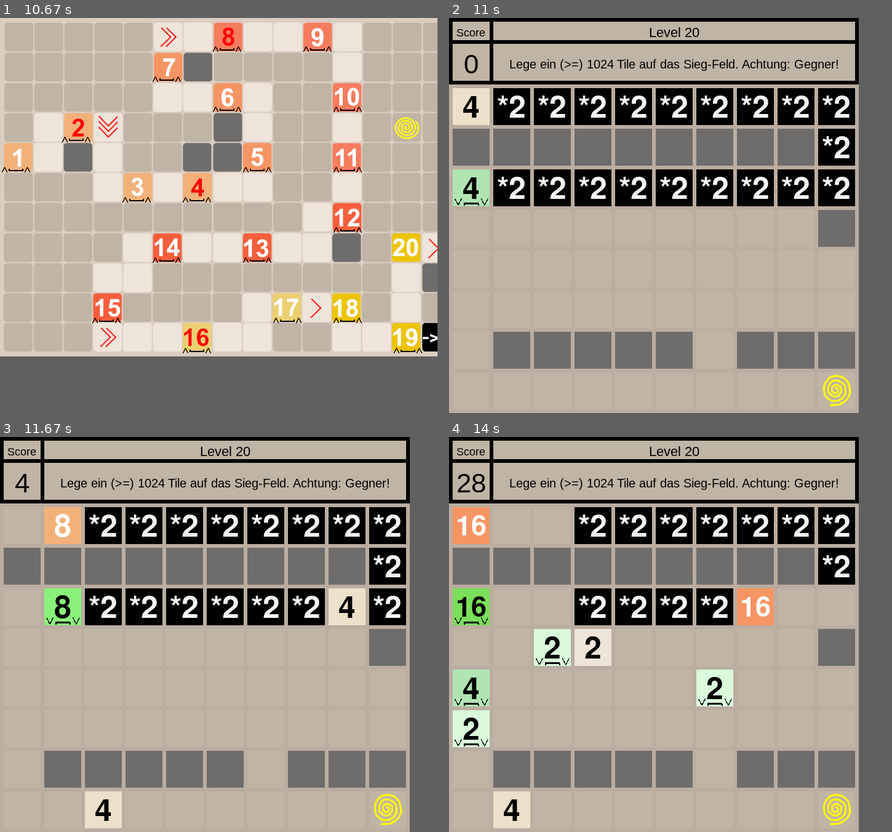
Above: before the commit, frames 1-4 (two rows, left to right).
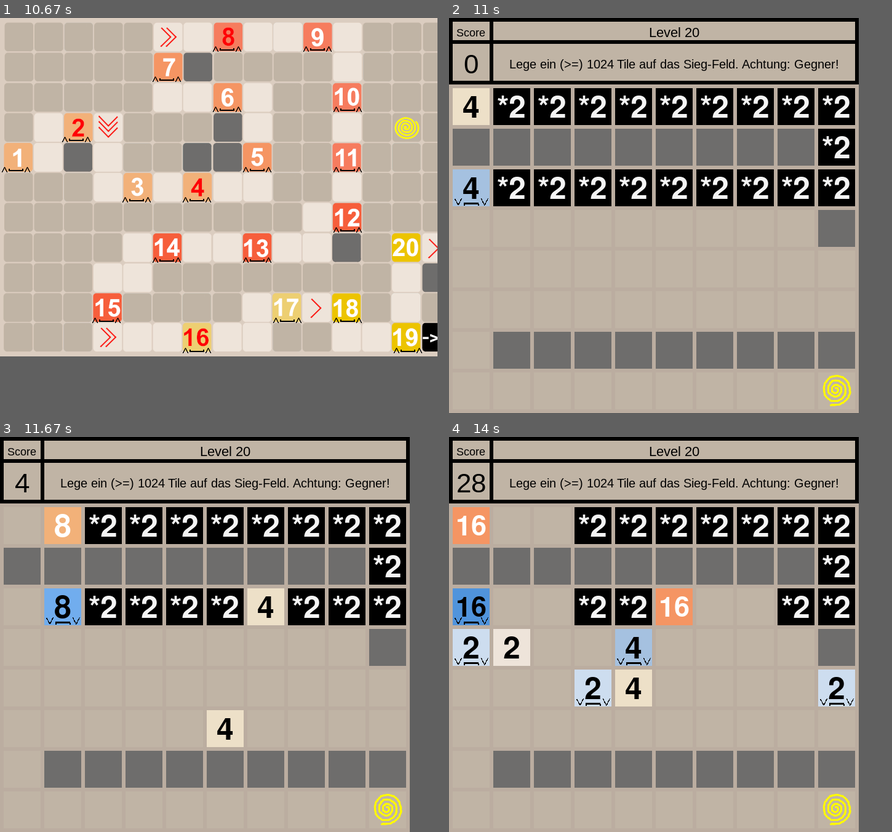
Above: after the commit, the same moments.

Repository: KapitaenKirSche/2048
Game: pygame game, started from main.py
Two runs of this game, one before a commit and one after it. Both use one fixed random seed, a clock stepped at 60 frames per second and the inputs below.
Inputs (mouse positions are in pixels of both pictures, inside the frame that each line leads up to):
- Up to frame 1 (10.67 s): hold Up 0.33-0.8 s; click (17, 156) at 0.88 s; hold Right 1.17-1.8 s; hold Down 1.83-2.2 s; hold Left 2.23-2.7 s; hold Right 2.73-3.2 s; hold Up 3.23-3.53 s; hold Right 3.57-4.03 s; hold Left 4.07-4.6 s; hold Down 4.63-4.93 s; hold Left 4.97-5.37 s; hold Right 5.8-6.43 s; hold Down 6.47-6.83 s; hold Left 6.87-7.33 s; hold Right 7.37-7.83 s; hold Right 8.2-8.67 s; hold Left 8.7-9.23 s; hold Down 9.27-9.57 s; hold Right 9.6-10.23 s; hold Left from 10.27 s (still down)
- Up to frame 2 (11 s): release Left at 10.73 s; click (856, 247) at 10.82 s
- Up to frame 3 (11.67 s): hold Right 11.1-11.57 s; hold Up from 11.6 s (still down)
- Up to frame 4 (14 s): release Up at 11.9 s; hold Right 11.93-12.4 s; hold Left 12.43-12.97 s; hold Down 13-13.3 s; hold Left 13.33-13.73 s; hold Up from 13.77 s (still down)

Frame 1 is identical in both runs. In frame 2, 1.4% of the frame differs, in the area x 0-65%, y 38-89%; in frame 3, 4.4%; in frame 4, 15%, in the area x 0-92%, y 38-100%.

Commit message:
changed colors and last levels

Diff:
--- a/config.py
+++ b/config.py
@@ -18,18 +18,46 @@
     "4096_player": (128,0,128),
     "8192_player": (75,0,130),
 
-
-    "2_enemy": (218, 250, 220),
-    "4_enemy": (176, 229, 179),
-    "8_enemy": (137, 242, 121),
-    "16_enemy": (122, 223, 91),
-    "32_enemy": (86, 213, 85),
-    "64_enemy": (44, 173, 43),
-    "128_enemy": (139, 183, 230),
-    "256_enemy": (113, 173, 238),
-    "512_enemy": (80, 148, 220),
-    "1024_enemy": (43, 128, 217),
-    "2048_enemy": (18, 121, 230),
+    # "2_enemy": (238, 228, 218),
+    # "4_enemy": (237, 224, 200),
+    # "8_enemy": (242, 177, 121),
+    # "16_enemy": (245, 149, 99),
+    # "32_enemy": (246, 124, 95),
+    # "64_enemy": (246, 94, 59),
+    # "128_enemy": (237, 207, 114),
+    # "256_enemy": (237, 204, 97),
+    # "512_enemy": (237, 200, 80),
+    # "1024_enemy": (237, 197, 63),
+    # "2048_enemy": (237, 194, 46),
+    # "4096_enemy": (128, 0, 128),
+    # "8192_enemy": (75, 0, 130),
+
+
+    # "2_enemy": (218, 250, 220),
+    # "4_enemy": (176, 229, 179),
+    # "8_enemy": (137, 242, 121),
+    # "16_enemy": (122, 223, 91),
+    # "32_enemy": (86, 213, 85),
+    # "64_enemy": (44, 173, 43),
+    # "128_enemy": (139, 183, 230),
+    # "256_enemy": (113, 173, 238),
+    # "512_enemy": (80, 148, 220),
+    # "1024_enemy": (43, 128, 217),
+    # "2048_enemy": (18, 121, 230),
+    # "4096_enemy":(254,105,180),
+    # "8192_enemy":(254,20,147),
+
+    "2_enemy": (205, 221, 239),
+    "4_enemy": (165, 193, 224),
+    "8_enemy": (113, 173, 238),
+    "16_enemy": (80, 148, 220),
+    "32_enemy": (43, 128, 217),
+    "64_enemy": (0, 118, 242),
+    "128_enemy": (174, 228, 216),
+    "256_enemy": (144, 237, 223),
+    "512_enemy": (112, 228, 210),
+    "1024_enemy": (38, 227, 197),
+    "2048_enemy": (0, 209, 175),
     "4096_enemy":(254,105,180),
     "8192_enemy":(254,20,147),
 
@@ -380,7 +408,7 @@
     "size_in_between" : 10,
     "gamemode"        : "maxTile",
     "maxTile"         : 512, #only, if gamemode == "maxTile
-    "level_text"      : "Erreiche das 512 Tile. Vorsicht: Gegner!",
+    "level_text"      : "Erreiche das 512 Tile. Vorsicht: Gegner! (Blau!)",
     "chance_enemy_spawn": 10,
     "chance_duplicate_spawn": 0,
     "chance_halve_spawn": 0,
@@ -962,6 +990,7 @@
               [{}, {}, {}, {}, {}, {}, {}, {}, {}, {}],
               [{}, {}, {}, {}, {}, {}, {}, {}, {}, {}],
               ],
+    "blocked":[(0,7),(1,7),(2,7),(3,7),(4,7),(5,7),(6,7),(7,7),(8,7),(9,7)], #Fälder, auf denen nichts spawnen kann
     "preset_tiles": {(0, 0): {"tile_numb": 4,
                               "fraction": "player",
                               "type": "none"},
@@ -1079,6 +1108,9 @@
                               "fraction": "none",
                               "type": "wall"},
                      (5, 6): {"tile_numb": -1,
+                              "fraction": "none",
+                              "type": "wall"},
+                     (6, 6): {"tile_numb": -1,
                               "fraction": "none",
                               "type": "wall"},
                      (7, 6): {"tile_numb": -1,
--- a/logic.py
+++ b/logic.py
@@ -289,10 +289,21 @@
   '''
   for _ in range(numb):
     nullen = []
+    blocked=[]
+    nullen_in_blocked=[]
+    if "blocked" in config.levels[config.current_level]:
+      blocked=copy.deepcopy(config.levels[config.current_level]["blocked"])
+
     for zeile in range(len(board)):
       for spalte in range(len(board[zeile])):
         if board[zeile][spalte]["tile_numb"] == 0:
-          nullen.append((zeile, spalte))
+          if (spalte, zeile) in blocked:
+            nullen_in_blocked.append((zeile,spalte))
+          else:
+            nullen.append((zeile, spalte))
+
+    if nullen==[]:
+      nullen=copy.deepcopy(nullen_in_blocked)
     rndm = random.randint(0, len(nullen) - 1)
 
     insert=copy.deepcopy(config.template_tile_dic)
